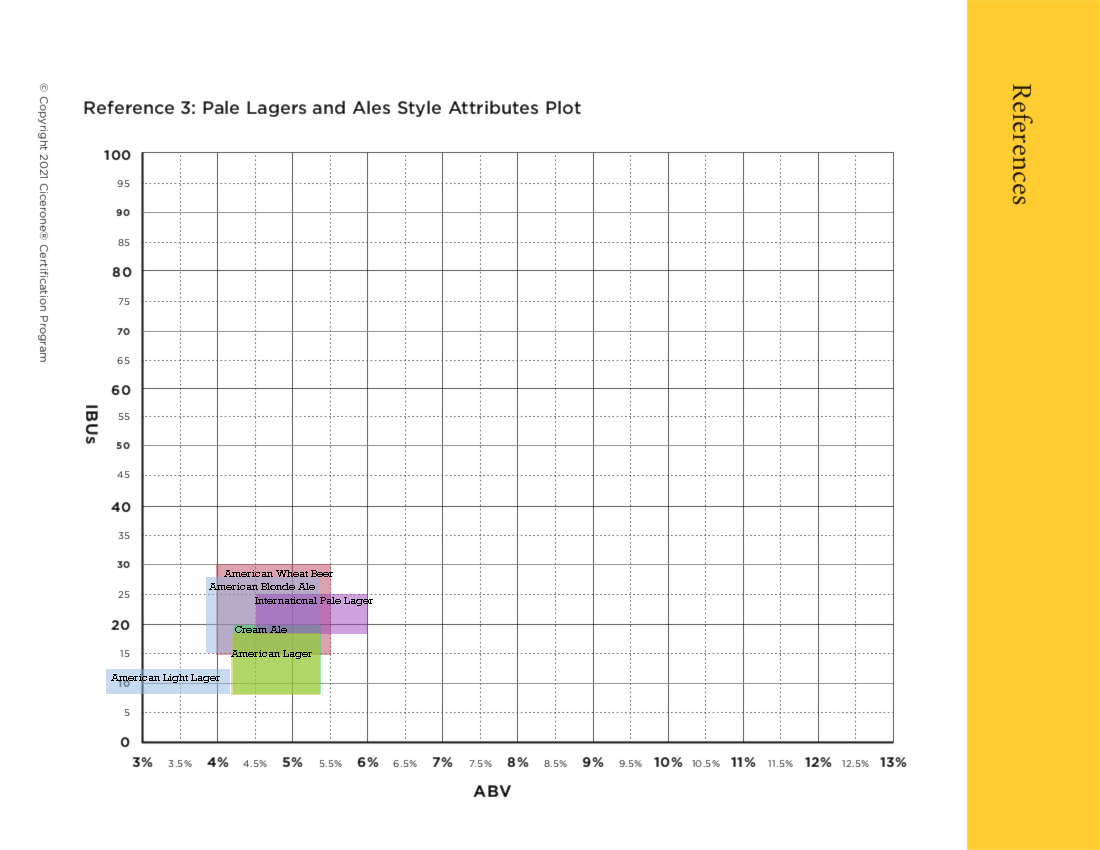
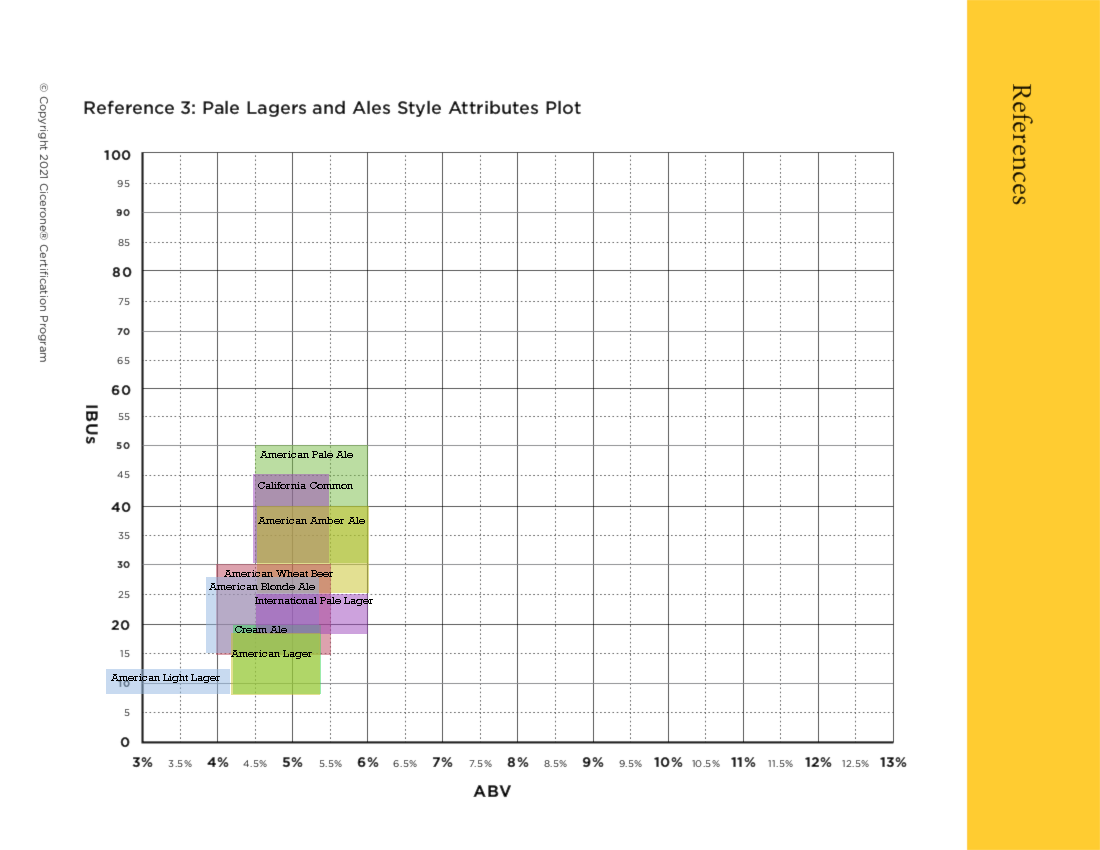
Two versions of the same layered image (w=1100, h=850). Layer-by-layer changes:
added layer "California Common #1" in group "Text" over [left=258, top=482, right=353, bottom=489]
added layer "American Amber Ale #1" in group "Text" over [left=258, top=517, right=365, bottom=524]
added layer "American Pale Ale #1" in group "Text" over [left=260, top=451, right=353, bottom=458]
added layer "American Amber Ale" in group "Boxes" over [left=257, top=506, right=369, bottom=593]
added layer "California Common" in group "Boxes" over [left=253, top=474, right=329, bottom=563]
added layer "American Pale Ale" in group "Boxes" over [left=255, top=445, right=368, bottom=563]
